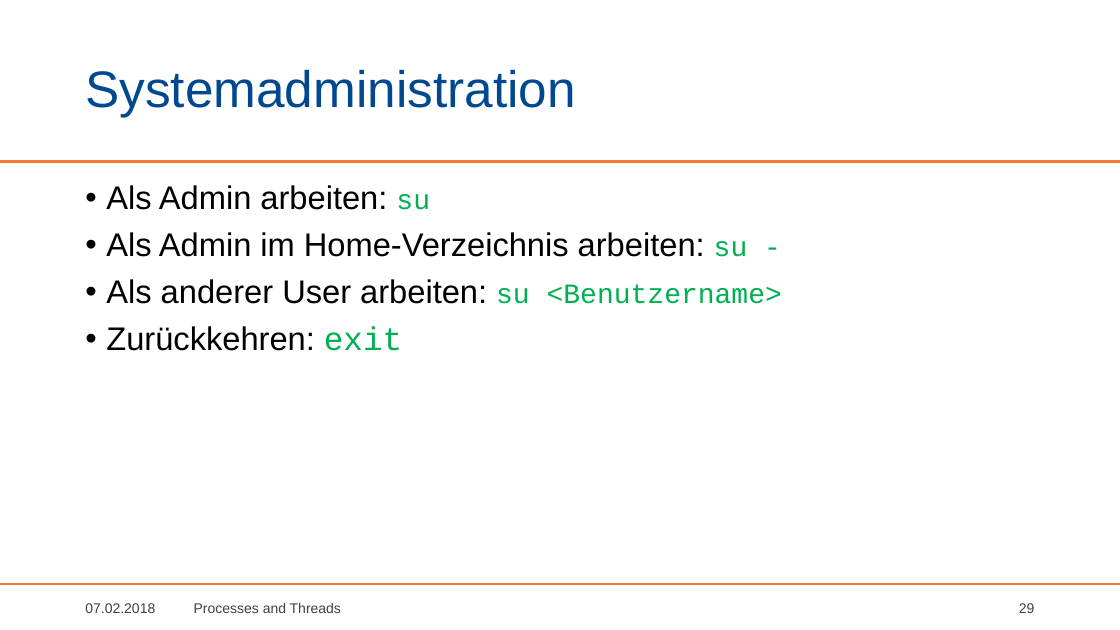
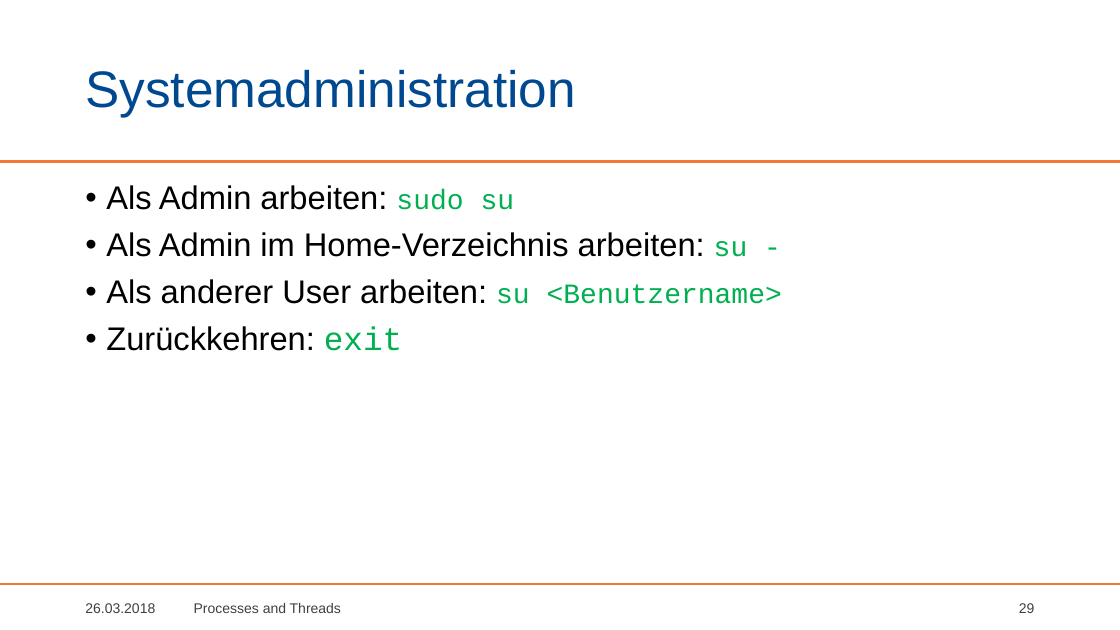
Before and after one commit to BogyMitutoyoCTL/Sophy-Preparation, a slide deck: slide 29 of Präsentationen/Bash.pptx. Drawn at 1120x630 pixels with LibreOffice and Linux fonts; fonts in the diff are those of the drawing; background and template pictures are left out. Boxes give left, top, right and bottom in pixels: in the first picture for what was removed or moved away, otherwise in the second. Text is boxed around its words. In the diff, an @@ line names an element or a change of style, - is before the commit and + after.

Commit message:
Fehlende "sudo" Befehle hinzugefügt (Folie 20, 29)

```diff
--- a/Präsentationen/Bash.pptx
+++ b/Präsentationen/Bash.pptx
@@ text at bbox=[106, 185, 515, 210]: text changed @@
-• Als Admin arbeiten: su
+• Als Admin arbeiten: sudo su
@@ text at bbox=[85, 603, 155, 613]: text changed @@
-07.02.2018
+26.03.2018
```
Also in this commit, not shown: 35 other slides changed.
